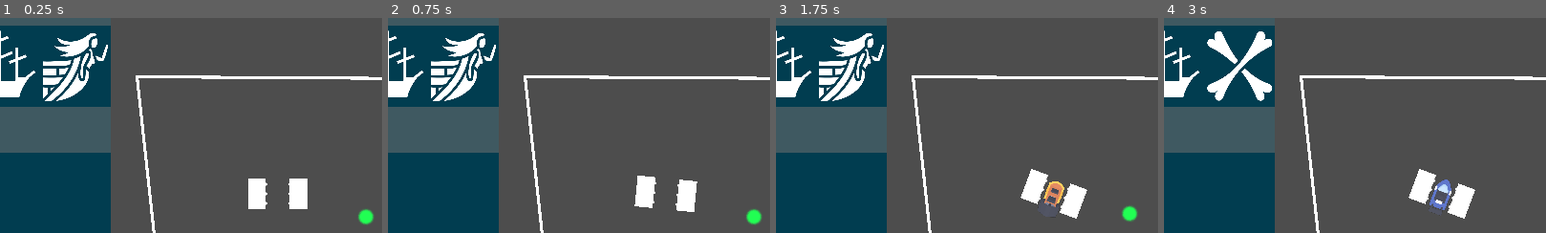
Above: before the commit, frames 1-4 (left to right).
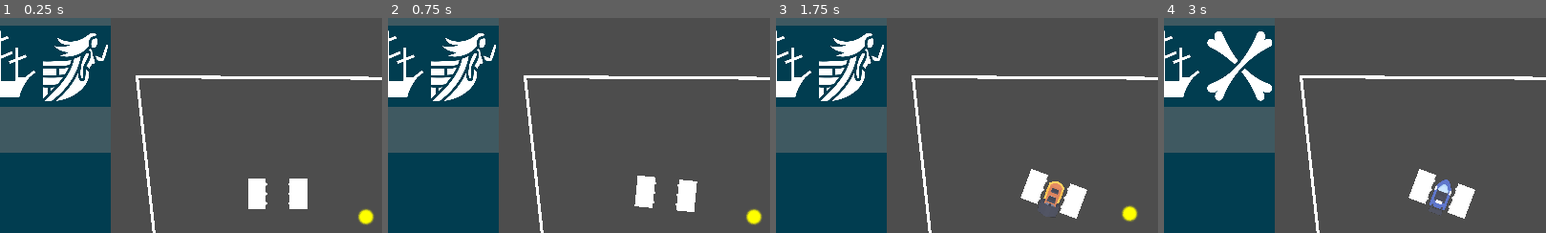
Above: after the commit, the same moments.

Repository: ktosox/Tool_Box_2
Game: Godot game, scene res://projects/vam-pirate_ship-vivors_2/player_creation/test_arena_player_creation.tscn
Same seed, same stepped clock (60 frames per second), same inputs: the game is played once before the commit and once after it. The project has no main scene, so this scene is started directly.
Inputs (mouse positions are % of the whole screen's width and height, from its top left):
- Up to frame 1 (0.25 s): no input
- Up to frame 2 (0.75 s): tap Enter (ui_accept) at 0.5 s; move the mouse to (72, 45) at 0.52 s; hold Right (ui_right) from 0.53 s (still down); click (72, 45) at 0.67 s
- Up to frame 3 (1.75 s): tap Enter (ui_accept) at 0.77 s; release Right (ui_right) at 1.25 s; click (5, 20) at 1.27 s
- Up to frame 4 (3 s): click (14, 20) at 2.02 s; click (24, 20) at 2.77 s
The pictures show only the part of the screen within x 14-64%, y 9-59%; the shares and areas given below are measured in that part.

The runs differ from the first frame. In frame 1, 0.3% of the frame differs, in the area x 93-98%, y 88-97%; in frame 2, 0.3%; in frame 3, 0.3%, in the area x 90-95%, y 87-95%; in frame 4, nothing differs.

Commit message:
WIP to the ship prototype

Diff:
--- /dev/null
+++ b/projects/vam-pirate_ship-vivors_2/container.tscn
@@ -0,0 +1,13 @@
+[gd_scene load_steps=3 format=3 uid="uid://dxpqdt2fjn6lp"]
+
+[ext_resource type="PackedScene" uid="uid://cuosdqgoqst5k" path="res://projects/vam-pirate_ship-vivors_2/window_to_3d.tscn" id="1_gdop5"]
+[ext_resource type="PackedScene" uid="uid://dj7ayq0k3b4ve" path="res://projects/vam-pirate_ship-vivors_2/KenneyWatercraft/Models/GLB format/cargo-container-a.glb" id="2_vl3tw"]
+
+[node name="Container" type="Node2D"]
+
+[node name="WindowTo3D" parent="." instance=ExtResource("1_gdop5")]
+offset_left = -648.0
+offset_top = -428.0
+offset_right = -488.0
+offset_bottom = -268.0
+load_this_on_start = ExtResource("2_vl3tw")
--- a/projects/vam-pirate_ship-vivors_2/damage_arena/damage_arena.tscn
+++ b/projects/vam-pirate_ship-vivors_2/damage_arena/damage_arena.tscn
@@ -5,7 +5,7 @@
 [ext_resource type="PackedScene" uid="uid://bnodi31vhdku8" path="res://projects/vam-pirate_ship-vivors_2/enemies/magnetic_mine.tscn" id="2_bgjbt"]
 [ext_resource type="PackedScene" uid="uid://vwlkff015x7e" path="res://projects/vam-pirate_ship-vivors_2/player.tscn" id="4_msigs"]
 [ext_resource type="PackedScene" uid="uid://cxv8ea5o2yvi4" path="res://projects/vam-pirate_ship-vivors_2/ship_parts/battle_boat.tscn" id="5_dbqgg"]
-[ext_resource type="PackedScene" uid="uid://daf3n6gi64yqh" path="res://projects/vam-pirate_ship-vivors_2/ship_parts/guns/arrow_launcher.tscn" id="6_kaulo"]
+[ext_resource type="PackedScene" uid="uid://dxpqdt2fjn6lp" path="res://projects/vam-pirate_ship-vivors_2/container.tscn" id="6_p4wi3"]
 
 [node name="DamageArena" type="Node2D"]
 
@@ -102,21 +102,7 @@
 
 [node name="BattleBoat" parent="Player" instance=ExtResource("5_dbqgg")]
 
-[node name="ArrowLauncher" parent="." node_paths=PackedStringArray("target") instance=ExtResource("6_kaulo")]
-position = Vector2(718, 672)
-target = NodePath("../Player")
-
-[node name="Timer" type="Timer" parent="ArrowLauncher"]
-wait_time = 0.3
-autostart = true
-
-[node name="FireArrow" type="Button" parent="."]
-offset_left = 987.0
-offset_top = 523.0
-offset_right = 1072.0
-offset_bottom = 554.0
-text = "fire arrow"
+[node name="Container" parent="." instance=ExtResource("6_p4wi3")]
+position = Vector2(1078, 589)
 
 [connection signal="pressed" from="SpawnUI/Back/Layout/EnemySection/SpawnEnemy" to="SpawnUI" method="_on_spawn_enemy_pressed"]
-[connection signal="timeout" from="ArrowLauncher/Timer" to="ArrowLauncher" method="_on_timer_timeout"]
-[connection signal="pressed" from="FireArrow" to="ArrowLauncher" method="_on_fire_arrow_pressed"]
--- a/projects/vam-pirate_ship-vivors_2/pickup.gd
+++ b/projects/vam-pirate_ship-vivors_2/pickup.gd
@@ -1,5 +1,6 @@
 extends CharacterBody2D
 
+signal collected(rarity)
 
 const SPEED = 330.0
 
@@ -9,6 +10,19 @@
 
 const MAX_SPEED_DISTANCE = 60
 
+@export var rarity = 0 # 0 - gray/common , 1 - blue/better, 2 yellow/rare
+
+func _ready() -> void:
+	var color : Color
+	match rarity:
+		0:
+			color = Color("Gray")
+		1:
+			color = Color("Blue")
+		2:
+			color = Color("Yellow")
+	modulate = color
+	pass
 
 func _physics_process(delta: float) -> void:
 
@@ -21,11 +35,14 @@
 	move_and_slide()
 
 
+
+
 func _on_detector_target_acquired(target: Node2D) -> void:
 	self.target = target
 	pass # Replace with function body.
 
 
 func _on_collect_range_body_entered(body: Node2D) -> void:
+	emit_signal("collected",rarity)
 	queue_free()
 	pass # Replace with function body.
--- a/projects/vam-pirate_ship-vivors_2/pickup.tscn
+++ b/projects/vam-pirate_ship-vivors_2/pickup.tscn
@@ -28,7 +28,6 @@
 shape = SubResource("CircleShape2D_bankm")
 
 [node name="Smoke5" type="Sprite2D" parent="."]
-modulate = Color(0.129412, 1, 0.32549, 1)
 scale = Vector2(0.145, 0.145)
 texture = ExtResource("3_6gjty")
 
--- a/projects/vam-pirate_ship-vivors_2/player_creation/test_arena_player_creation.tscn
+++ b/projects/vam-pirate_ship-vivors_2/player_creation/test_arena_player_creation.tscn
@@ -27,6 +27,7 @@
 
 [node name="Pickup" parent="." instance=ExtResource("4_q6ces")]
 position = Vector2(1113, 454)
+rarity = 2
 
 [connection signal="part_selected" from="CanvasLayer/BuildingPanel/Back/Layout/Body" to="." method="_on_body_part_selected"]
 [connection signal="part_selected" from="CanvasLayer/BuildingPanel/Back/Layout/Weapon" to="." method="_on_weapon_part_selected"]
Not shown, changed: projects/vam-pirate_ship-vivors_2/GDD.odp
